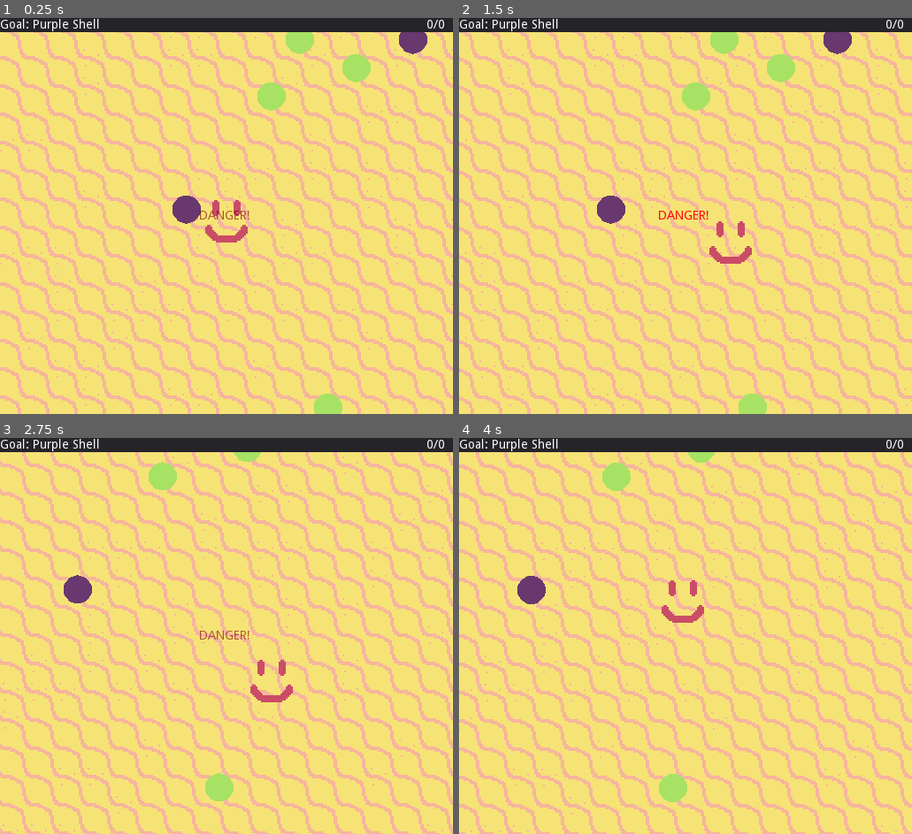
Above: before the commit, frames 1-4 (two rows, left to right).
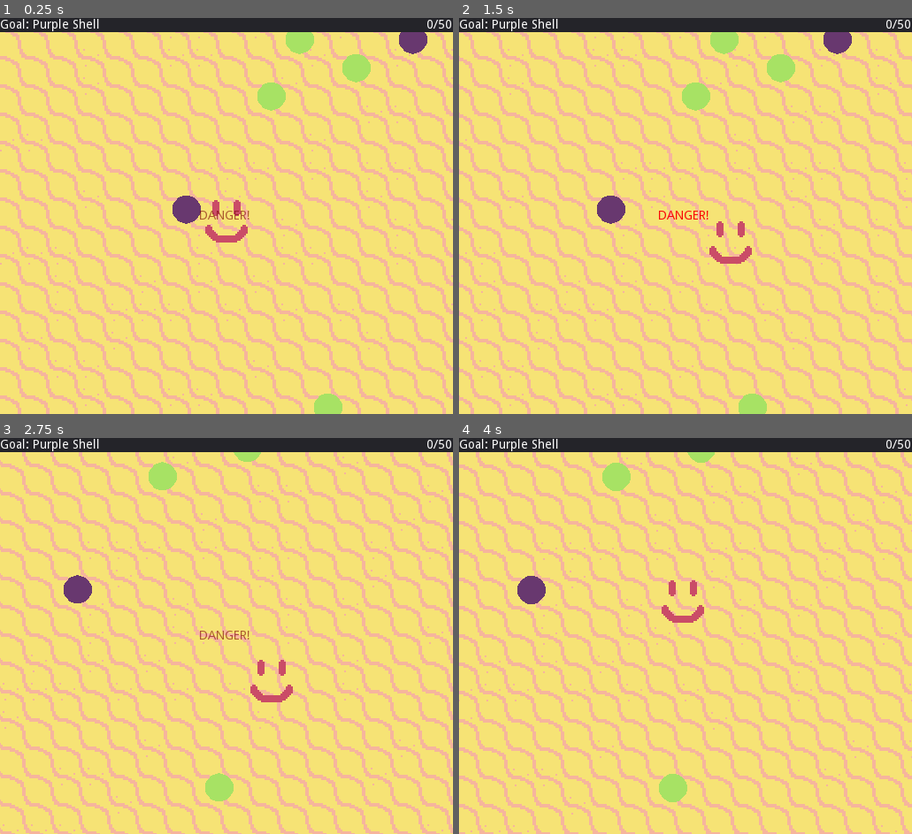
Above: after the commit, the same moments.

Repository: itemcrate/global-game-jam-2019
Game: Godot game, scene res://screens/overworld/Overworld.tscn
The game is run twice, just before and just after one commit, with the same random seed, the same clock (stepped at 60 frames per second) and the same inputs. This scene is started directly instead of the project's main scene.
Inputs:
- Up to frame 1 (0.25 s): no input
- Up to frame 2 (1.5 s): tap Enter (ui_accept) at 0.5, 0.77 s; hold Right (ui_right) 0.53-1.28 s; hold Down (ui_down) from 1.28 s (still down)
- Up to frame 3 (2.75 s): tap Enter (ui_accept) at 1.52 s; release Down (ui_down) at 2.03 s; hold Right (ui_right) from 2.03 s (still down)
- Up to frame 4 (4 s): release Right (ui_right) at 2.78 s; hold Up (ui_up) 2.78-3.53 s; tap Enter (ui_accept) at 3.02, 3.77 s; hold Left (ui_left) from 3.53 s (still down)

The runs differ from the first frame. In frame 1, less than 0.1% of the frame differs, in the area x 96-100%, y 0-3%; in frame 2, less than 0.1%; in frame 3, less than 0.1%; in frame 4, less than 0.1%.

Commit message:
update HUD on item collect

Diff:
--- a/autoload/gameData.gd
+++ b/autoload/gameData.gd
@@ -2,7 +2,7 @@
 
 var game_data = {
 	"totalCollected": 0,
-	"totalRequired": 0
+	"totalRequired": 50
 }
 
 # Gets value from key value store
@@ -34,5 +34,5 @@
 func reset():
 	self.game_data = {
 		"totalCollected": 0,
-		"totalRequired": 0
+		"totalRequired": 50
 	}
--- a/entities/HUD/HUD.gd
+++ b/entities/HUD/HUD.gd
@@ -19,3 +19,6 @@
 
 func _on_AlertTimer_timeout():
 	$AnimationPlayer/AlertContainer/AlertLabel.hide()
+
+func _physics_process(delta):
+	update_progress()
